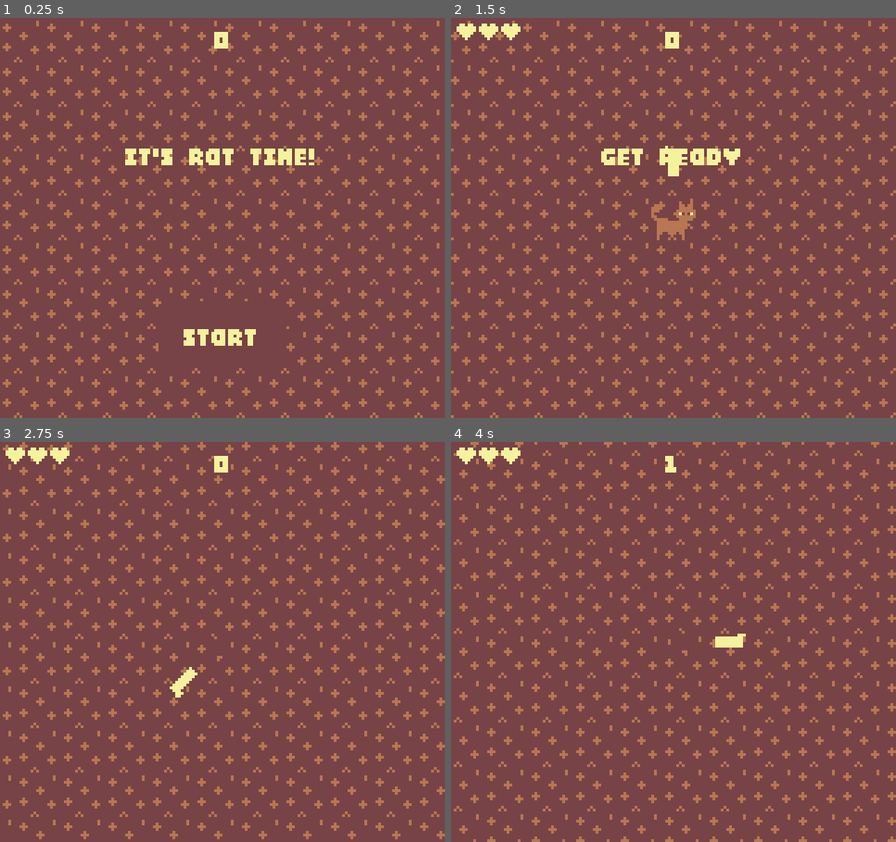
Above: before the commit, frames 1-4 (two rows, left to right).
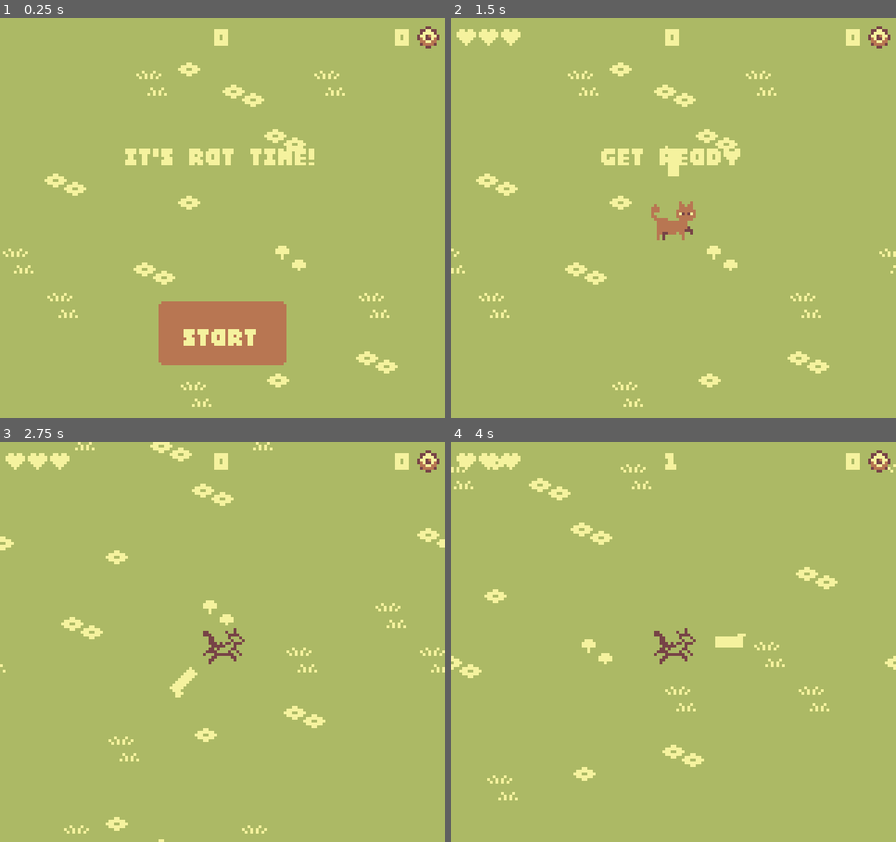
Above: after the commit, the same moments.

Repository: darwinscoat/gameboy-godot-template
Game: Godot game, scene res://main.tscn
The game is run twice, just before and just after one commit, with the same random seed, the same clock (stepped at 60 frames per second) and the same inputs.
Inputs:
- Up to frame 1 (0.25 s): no input
- Up to frame 2 (1.5 s): click "Start" at 0.5 s; hold Right (move_right) from 1.28 s (still down)
- Up to frame 3 (2.75 s): release Right (move_right) at 2.03 s; hold Down (move_down) from 2.03 s (still down)
- Up to frame 4 (4 s): release Down (move_down) at 2.78 s; hold Right (move_right) 2.78-3.53 s; hold Up (move_up) from 3.53 s (still down)

The runs differ from the first frame. In frame 1, 98% of the frame differs, in the area x 0-100%, y 0-100%; in frame 2, 98%; in frame 3, 99%; in frame 4, 99%.

Commit message:
feat: coins, fixes

Diff:
--- /dev/null
+++ b/coin.gd
@@ -0,0 +1,40 @@
+extends Area2D
+
+@export var value = 1
+@export var large_value = 3
+@export var hop = 70.0
+@export var bounce = 0.6
+@export var slide_speed = 25.0
+@export var slide_time = 1.0
+@export var magnet_radius = 24.0
+@export var magnet_speed = 90.0
+
+var height = 0.0
+var rise = 0.0
+var slide = Vector2.ZERO
+var target: Node2D
+
+
+func _ready():
+	rise = -hop
+	slide = Vector2.from_angle(randf() * TAU) * slide_speed
+	target = get_tree().get_first_node_in_group("player")
+	$AnimatedSprite2D.play("large" if value >= large_value else "spin")
+
+
+func _process(delta):
+	rise += 200.0 * delta
+	height += rise * delta
+	if height > 0.0:
+		height = 0.0
+		rise = -rise * bounce if rise > 12.0 else 0.0
+	$AnimatedSprite2D.position.y = height
+	position += slide * delta
+	slide = slide.move_toward(Vector2.ZERO, slide_speed / slide_time * delta)
+	if target and target.visible and position.distance_to(target.position) < magnet_radius:
+		position = position.move_toward(target.position, magnet_speed * delta)
+
+
+func _on_area_entered(area):
+	area.add_coins(value)
+	queue_free()
--- a/coin.tscn
+++ b/coin.tscn
@@ -1,6 +1,8 @@
 [gd_scene format=3 uid="uid://vij5s85cypje"]
 
 [ext_resource type="Texture2D" uid="uid://ci1wm3m2ru3ii" path="res://Assets/Sprites/coinspin.png" id="1_d5gmh"]
+[ext_resource type="Texture2D" uid="uid://dtmufk66auxtr" path="res://Assets/Sprites/coinL.png" id="2_large"]
+[ext_resource type="Script" uid="uid://138o8rg74wxm" path="res://coin.gd" id="3_coin"]
 
 [sub_resource type="AtlasTexture" id="AtlasTexture_d5gmh"]
 atlas = ExtResource("1_d5gmh")
@@ -14,8 +16,34 @@
 atlas = ExtResource("1_d5gmh")
 region = Rect2(32, 0, 16, 16)
 
+[sub_resource type="AtlasTexture" id="AtlasTexture_large0"]
+atlas = ExtResource("2_large")
+region = Rect2(0, 0, 16, 16)
+
+[sub_resource type="AtlasTexture" id="AtlasTexture_large1"]
+atlas = ExtResource("2_large")
+region = Rect2(16, 0, 16, 16)
+
+[sub_resource type="AtlasTexture" id="AtlasTexture_large2"]
+atlas = ExtResource("2_large")
+region = Rect2(32, 0, 16, 16)
+
 [sub_resource type="SpriteFrames" id="SpriteFrames_yqs4j"]
 animations = [{
+"frames": [{
+"duration": 1.0,
+"texture": SubResource("AtlasTexture_large0")
+}, {
+"duration": 1.0,
+"texture": SubResource("AtlasTexture_large1")
+}, {
+"duration": 1.6,
+"texture": SubResource("AtlasTexture_large2")
+}],
+"loop": 1,
+"name": &"large",
+"speed": 6.0
+}, {
 "frames": [{
 "duration": 1.0,
 "texture": SubResource("AtlasTexture_d5gmh")
@@ -31,11 +59,19 @@
 "speed": 6.0
 }]
 
-[node name="coin" type="Node2D" unique_id=1597393278]
+[sub_resource type="CircleShape2D" id="CircleShape2D_coin"]
+radius = 4.0
+
+[node name="Coin" type="Area2D" unique_id=1597393278 groups=["coins"]]
+collision_layer = 0
+collision_mask = 2
+script = ExtResource("3_coin")
 
 [node name="AnimatedSprite2D" type="AnimatedSprite2D" parent="." unique_id=1427340781]
 sprite_frames = SubResource("SpriteFrames_yqs4j")
 animation = &"spin"
-frame_progress = 0.71967113
 
-[node name="StaticBody2D" type="StaticBody2D" parent="." unique_id=28935506]
+[node name="CollisionShape2D" type="CollisionShape2D" parent="."]
+shape = SubResource("CircleShape2D_coin")
+
+[connection signal="area_entered" from="." to="." method="_on_area_entered"]
--- a/hud.gd
+++ b/hud.gd
@@ -25,6 +25,9 @@
 func update_score(score):
 	$ScoreLabel.text = str(score)
 
+func update_coins(coins):
+	$Coins/Label.text = str(coins)
+
 func update_hp(hp, max_hp):
 	for heart in $Hearts.get_children():
 		heart.queue_free()
--- a/hud.tscn
+++ b/hud.tscn
@@ -4,6 +4,11 @@
 [ext_resource type="Script" uid="uid://1dhip58enjhw" path="res://hud.gd" id="1_64ctp"]
 [ext_resource type="Texture2D" path="res://Assets/Sprites/heart_full.png" id="2_heart"]
 [ext_resource type="Texture2D" path="res://Assets/Sprites/heart_empty.png" id="3_heart"]
+[ext_resource type="Texture2D" uid="uid://ci1wm3m2ru3ii" path="res://Assets/Sprites/coinspin.png" id="4_coin"]
+
+[sub_resource type="AtlasTexture" id="AtlasTexture_coin"]
+atlas = ExtResource("4_coin")
+region = Rect2(36, 4, 8, 8)
 
 [node name="HUD" type="CanvasLayer" unique_id=2016491038]
 script = ExtResource("1_64ctp")
@@ -15,8 +20,9 @@
 anchor_left = 0.5
 anchor_right = 0.5
 offset_left = -20.0
+offset_top = -1.0
 offset_right = 20.0
-offset_bottom = 23.0
+offset_bottom = 11.0
 grow_horizontal = 2
 size_flags_horizontal = 4
 theme_override_fonts/font = ExtResource("1_37p78")
@@ -62,10 +68,35 @@
 
 [node name="Hearts" type="HBoxContainer" parent="."]
 offset_left = 2.0
-offset_top = 2.0
+offset_top = 4.0
 offset_right = 25.0
+offset_bottom = 10.0
+theme_override_constants/separation = 1
+
+[node name="Coins" type="Control" parent="."]
+anchors_preset = 1
+anchor_left = 1.0
+anchor_right = 1.0
+offset_left = -76.0
+offset_top = 3.0
+offset_right = -2.0
+offset_bottom = 11.0
+grow_horizontal = 0
+
+[node name="Icon" type="TextureRect" parent="Coins"]
+offset_left = 66.0
+offset_right = 74.0
 offset_bottom = 8.0
-theme_override_constants/separation = 1
+texture = SubResource("AtlasTexture_coin")
+
+[node name="Label" type="Label" parent="Coins"]
+offset_top = -4.0
+offset_right = 64.0
+offset_bottom = 8.0
+theme_override_fonts/font = ExtResource("1_37p78")
+theme_override_font_sizes/font_size = 16
+text = "0"
+horizontal_alignment = 2
 
 [connection signal="pressed" from="StartButton" to="." method="_on_start_button_pressed"]
 [connection signal="timeout" from="MessageTimer" to="." method="_on_message_timer_timeout"]
--- a/main.gd
+++ b/main.gd
@@ -26,6 +26,7 @@
 	$HUD.update_score(score)
 	$HUD.show_message("Get Ready")
 	get_tree().call_group("mobs", "queue_free")
+	get_tree().call_group("coins", "queue_free")
 
 func _on_mob_timer_timeout():
 	var mob = mob_scene.instantiate()
--- a/main.tscn
+++ b/main.tscn
@@ -6,7 +6,7 @@
 [ext_resource type="PackedScene" uid="uid://snr34p2tj46r" path="res://Scenes/gameboy_shader.tscn" id="4_1bvp3"]
 [ext_resource type="PackedScene" uid="uid://biqgogtp3r7jx" path="res://hud.tscn" id="4_lquwl"]
 [ext_resource type="Script" uid="uid://d03uokpkq22y0" path="res://ground.gd" id="5_ground"]
-[ext_resource type="Texture2D" uid="uid://dogudcb60iwd6" path="res://Assets/Sprites/ground.png" id="6_ground"]
+[ext_resource type="Texture2D" uid="uid://5d1bt7q1ktix" path="res://Assets/Sprites/bg1.png" id="6_ground"]
 
 [node name="Main" type="Node" unique_id=443435830]
 script = ExtResource("1_0xm2m")
@@ -28,7 +28,7 @@
 texture = ExtResource("6_ground")
 centered = false
 region_enabled = true
-region_rect = Rect2(0, 0, 224, 192)
+region_rect = Rect2(0, 0, 480, 432)
 script = ExtResource("5_ground")
 
 [node name="Player" parent="." unique_id=354665368 instance=ExtResource("1_ig7tw")]
@@ -51,4 +51,5 @@
 [connection signal="timeout" from="StartTimer" to="." method="_on_start_timer_timeout"]
 [connection signal="hit" from="Player" to="." method="game_over"]
 [connection signal="hp_changed" from="Player" to="HUD" method="update_hp"]
+[connection signal="coins_changed" from="Player" to="HUD" method="update_coins"]
 [connection signal="start_game" from="HUD" to="." method="new_game"]
--- a/mob.gd
+++ b/mob.gd
@@ -6,22 +6,24 @@
 @export var max_hp = 2
 @export var hit_cooldown = 0.25
 @export var knockback_speed = 100.0
+@export var coin_value = 1
+@export var coin_scene: PackedScene
+
 var target: Node2D
 var hp = 2
 var stun_left = 0.0
+var dying = false
 
-# Called when the node enters the scene tree for the first time.
+
 func _ready():
 	hp = max_hp
 	$AnimatedSprite2D.play("walk")
 	target = get_tree().get_first_node_in_group("player")
 
 
-# Called every frame. 'delta' is the elapsed time since the previous frame.
-func _process(delta: float) -> void:
-	pass
-
-func _physics_process(delta: float) -> void:
+func _physics_process(delta):
+	if dying:
+		return
 	stun_left = maxf(stun_left - delta, 0.0)
 	$AnimatedSprite2D.modulate = Color(4, 4, 4) if stun_left > 0.0 else Color.WHITE
 	if stun_left > 0.0 or target == null or not target.visible:
@@ -30,16 +32,36 @@
 	if to_player.length() > despawn_distance:
 		queue_free()
 		return
+	steer(to_player, delta)
+
+
+func steer(to_player, delta):
 	var wanted_velocity = to_player.normalized() * chase_speed
 	linear_velocity = linear_velocity.lerp(wanted_velocity, minf(turn_speed * delta, 1.0))
 	$AnimatedSprite2D.flip_h = linear_velocity.x < 0
 
 
 func take_damage(amount, from):
-	if stun_left > 0.0:
+	if stun_left > 0.0 or dying:
 		return
 	hp -= amount
 	stun_left = hit_cooldown
 	linear_velocity = (global_position - from).normalized() * knockback_speed
 	if hp <= 0:
-		queue_free()
+		die()
+
+
+func die():
+	dying = true
+	linear_velocity = Vector2.ZERO
+	$CollisionShape2D.set_deferred("disabled", true)
+	$Hitbox/CollisionShape2D.set_deferred("disabled", true)
+	$Hurtbox/CollisionShape2D.set_deferred("disabled", true)
+	$AnimatedSprite2D.modulate = Color.WHITE
+	$AnimatedSprite2D.play("death")
+	var coin = coin_scene.instantiate()
+	coin.position = position
+	coin.value = coin_value
+	get_parent().add_child(coin)
+	await $AnimatedSprite2D.animation_finished
+	queue_free()
--- a/mob.tscn
+++ b/mob.tscn
@@ -5,6 +5,7 @@
 [ext_resource type="Texture2D" uid="uid://c7k7k7c54lsyu" path="res://Assets/Sprites/rat1test.png" id="2_ubaqv"]
 [ext_resource type="Texture2D" uid="uid://nlqcx70spe7u" path="res://Assets/Sprites/Beedeath.png" id="3_b3mxk"]
 [ext_resource type="Script" uid="uid://dm0txljnr287m" path="res://hitbox.gd" id="3_hitbox"]
+[ext_resource type="PackedScene" uid="uid://vij5s85cypje" path="res://coin.tscn" id="4_coin"]
 
 [sub_resource type="AtlasTexture" id="AtlasTexture_1qmh0"]
 atlas = ExtResource("2_s5nov")
@@ -78,7 +79,7 @@
 "duration": 1.0,
 "texture": SubResource("AtlasTexture_yscv0")
 }],
-"loop": 1,
+"loop": 0,
 "name": &"death",
 "speed": 3.0
 }, {
@@ -107,6 +108,7 @@
 gravity_scale = 0.0
 lock_rotation = true
 script = ExtResource("1_nokgg")
+coin_scene = ExtResource("4_coin")
 metadata/_edit_group_ = true
 
 [node name="AnimatedSprite2D" type="AnimatedSprite2D" parent="." unique_id=1081182147]
--- a/player.gd
+++ b/player.gd
@@ -2,6 +2,7 @@
 
 signal hit
 signal hp_changed(hp, max_hp)
+signal coins_changed(coins)
 
 @export var speed = 35
 @export var max_hp = 3
@@ -9,11 +10,14 @@
 @export var knockback_speed = 80.0
 @export var knockback_time = 0.2
 @export var shake_time = 0.15
+@export var death_time = 1.0
 
 var hp = 3
 var invulnerable_left = 0.0
 var knockback = Vector2.ZERO
 var shake_left = 0.0
+var coins = 0
+var dead = false
 
 
 func _ready():
@@ -23,7 +27,7 @@
 func _process(delta):
 	shake_left = maxf(shake_left - delta, 0.0)
 	$Camera2D.offset = Vector2(randi_range(-2, 2), randi_range(-2, 2)) if shake_left > 0.0 else Vector2.ZERO
-	if not visible:
+	if dead or not visible:
 		return
 	var velocity = Vector2.ZERO
 	if Input.is_action_pressed("move_right"):
@@ -40,7 +44,10 @@
 		$AnimatedSprite2D.play("walk")
 		$AnimatedSprite2D.flip_h = velocity.x < 0
 	else:
+		$AnimatedSprite2D.animation = "walk"
 		$AnimatedSprite2D.stop()
+	if invulnerable_left > 0.0:
+		$AnimatedSprite2D.play("hit")
 
 	position += (velocity + knockback) * delta
 	knockback = knockback.move_toward(Vector2.ZERO, knockback_speed / knockback_time * delta)
@@ -51,7 +58,7 @@
 
 
 func _physics_process(_delta):
-	if not visible or invulnerable_left > 0.0:
+	if dead or not visible or invulnerable_left > 0.0:
 		return
 	for hitbox in get_overlapping_areas():
 		take_damage(hitbox.damage, hitbox.global_position)
@@ -65,14 +72,31 @@
 	knockback = (global_position - from).normalized() * knockback_speed
 	shake_left = shake_time
 	if hp <= 0:
-		hide()
-		hit.emit()
+		die()
+
+
+func die():
+	dead = true
+	invulnerable_left = 0.0
+	$AnimatedSprite2D.visible = true
+	$AnimatedSprite2D.play("death")
+	hit.emit()
+	await get_tree().create_timer(death_time).timeout
+	hide()
 
 
 func start(pos):
 	position = pos
+	dead = false
 	hp = max_hp
 	hp_changed.emit(hp, max_hp)
+	coins = 0
+	coins_changed.emit(coins)
 	invulnerable_left = 0.0
 	knockback = Vector2.ZERO
 	show()
+
+
+func add_coins(amount):
+	coins += amount
+	coins_changed.emit(coins)
Binary file removed: Assets/Sprites/ground.png
Not shown, removed: Assets/Sprites/ground.png.import
Binary file changed: Assets/Sprites/heart_empty.png
Not shown, added: coin.gd.uid
Not shown, changed: .gitignore
Not shown, removed: Assets/Sprites/bg1.png8665073478.tmp
Not shown, removed: Assets/Sprites/bg1.png8826851776.tmp
